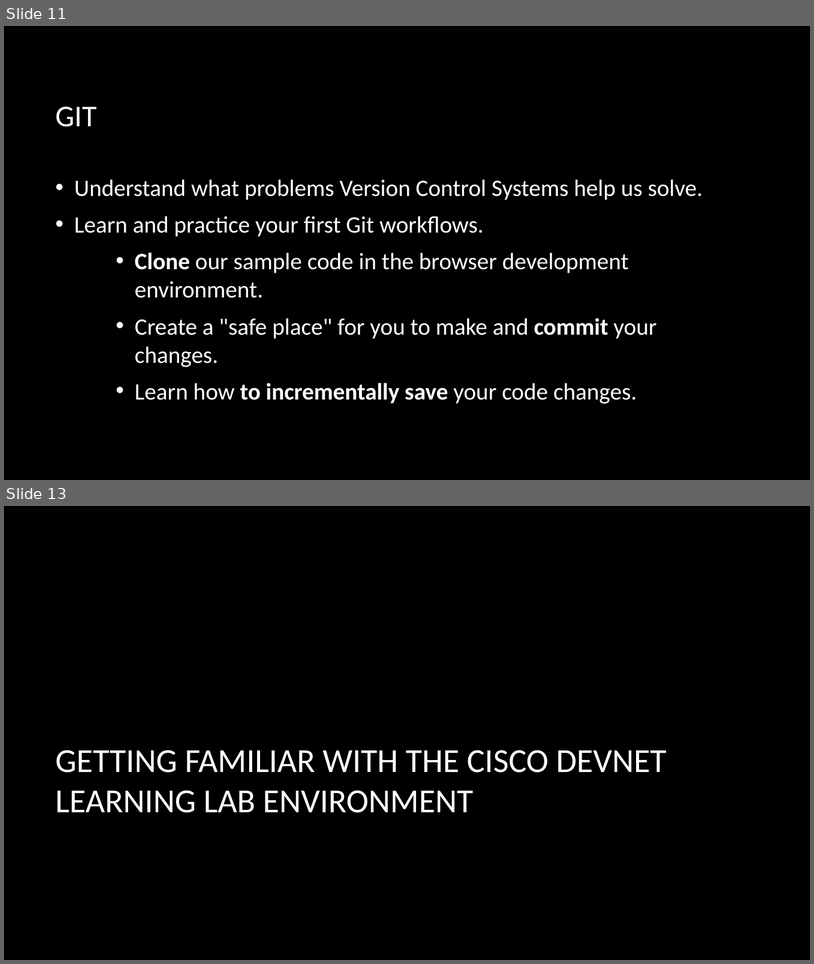
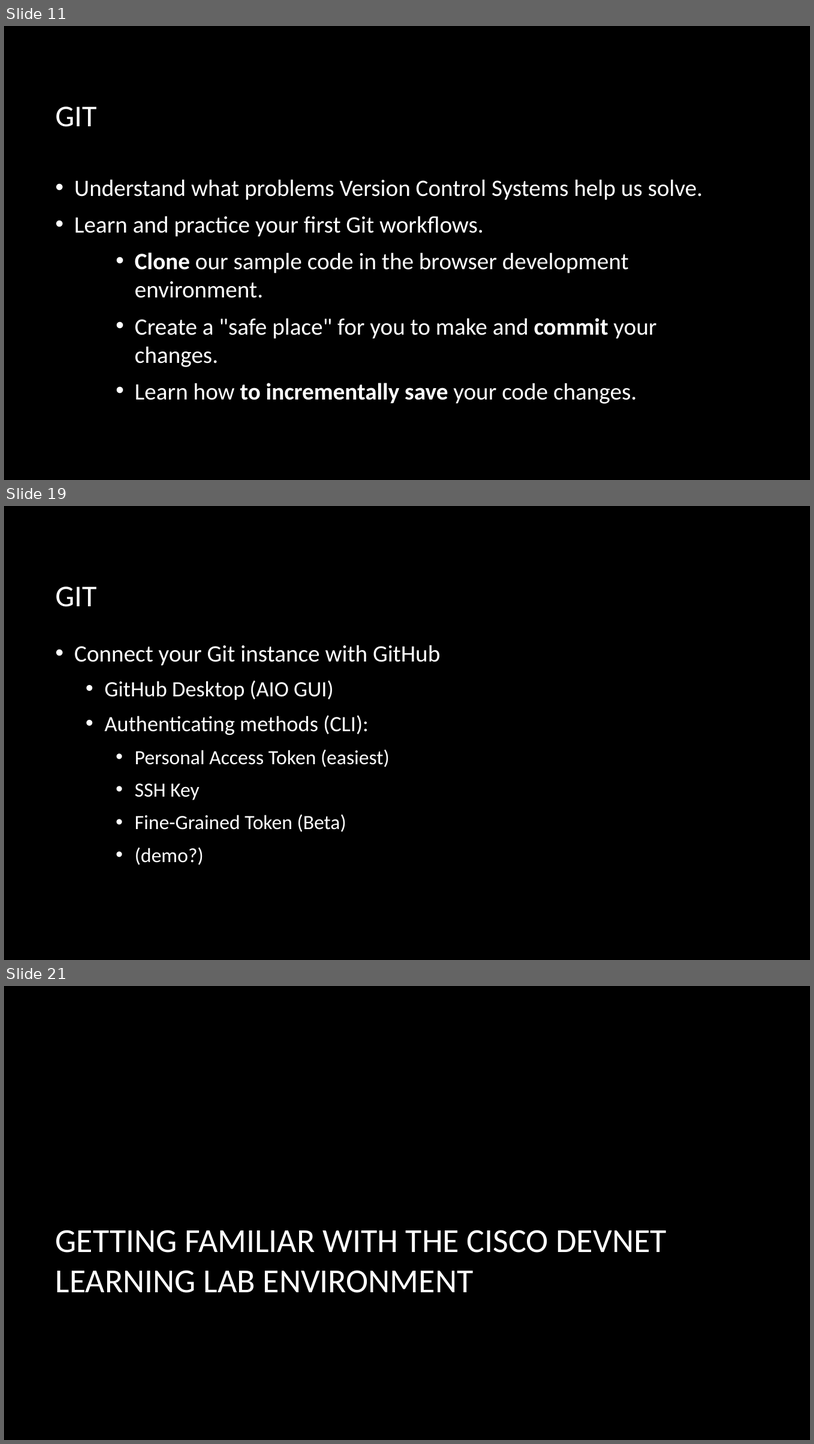
Before and after one commit to CiscoDevNet/WASTC2024-vFDW, a slide deck: 1-Monday/Intro-to-Git/WASTC2024-vFDW-Intro-to-Git.pptx. Shown one above the other, each under a label of ours: slides 11 and 13 before the commit, slides 11, 19 and 21 after it; the slides between them are not shown. The pictures are 814x964 and 814x1444 pixels, drawn with LibreOffice and Linux fonts; fonts in the diff are those of the drawing; background and template pictures are left out. Boxes give left, top, right and bottom in pixels: in the first picture for what was removed or moved away, otherwise in the second. Text is boxed around its words. In the diff, an @@ line names an element or a change of style, - is before the commit and + after.

```diff
--- a/1-Monday/Intro-to-Git/WASTC2024-vFDW-Intro-to-Git.pptx
+++ b/1-Monday/Intro-to-Git/WASTC2024-vFDW-Intro-to-Git.pptx
@@ slide 19 added at <box>4,506,810,960</box>, background picture (left out) @@
@@ title added at <box>56,586,97,607</box>, 36 pt, text #FFFFFF @@
+GIT
@@ text added at <box>74,645,440,865</box>, 24 pt, text #FFFFFF @@
+• Connect your Git instance with GitHub
+  • GitHub Desktop (AIO GUI)
+  • Authenticating methods (CLI):
+    • Personal Access Token (easiest)
+    • SSH Key
+    • Fine-Grained Token (Beta)
+    • (demo?)
@@ what was slide 13 is now slide 21 @@
```
Also in this commit, not shown: 1 slide changed, 8 other slides added, 1 slide removed.
